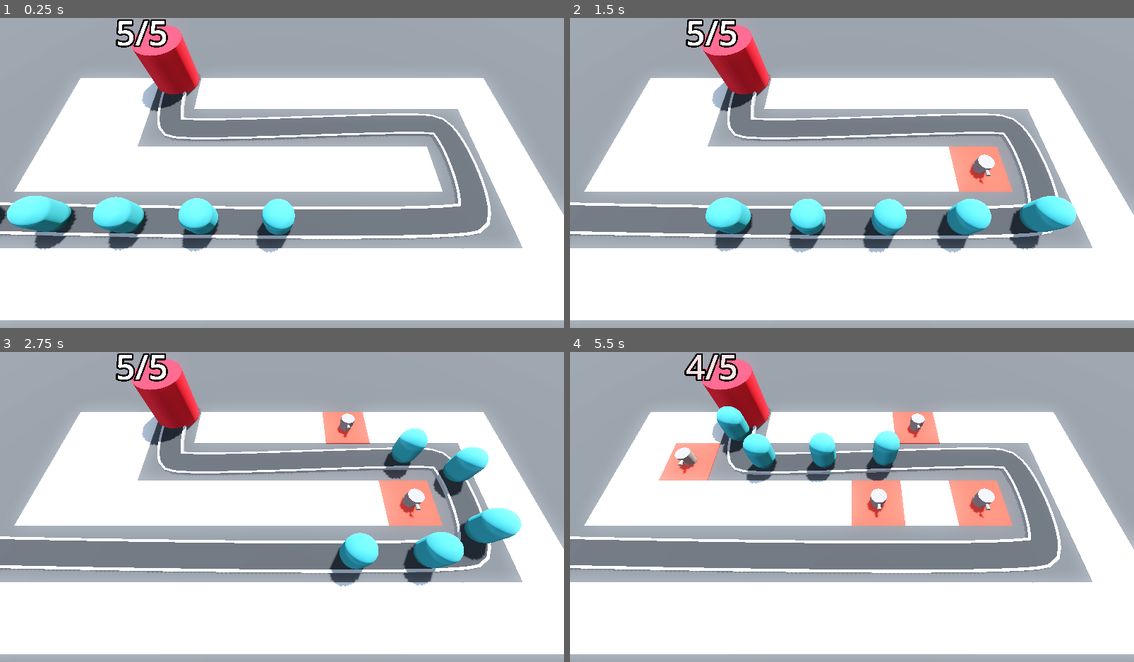
Above: before the commit, frames 1-4 (two rows, left to right).
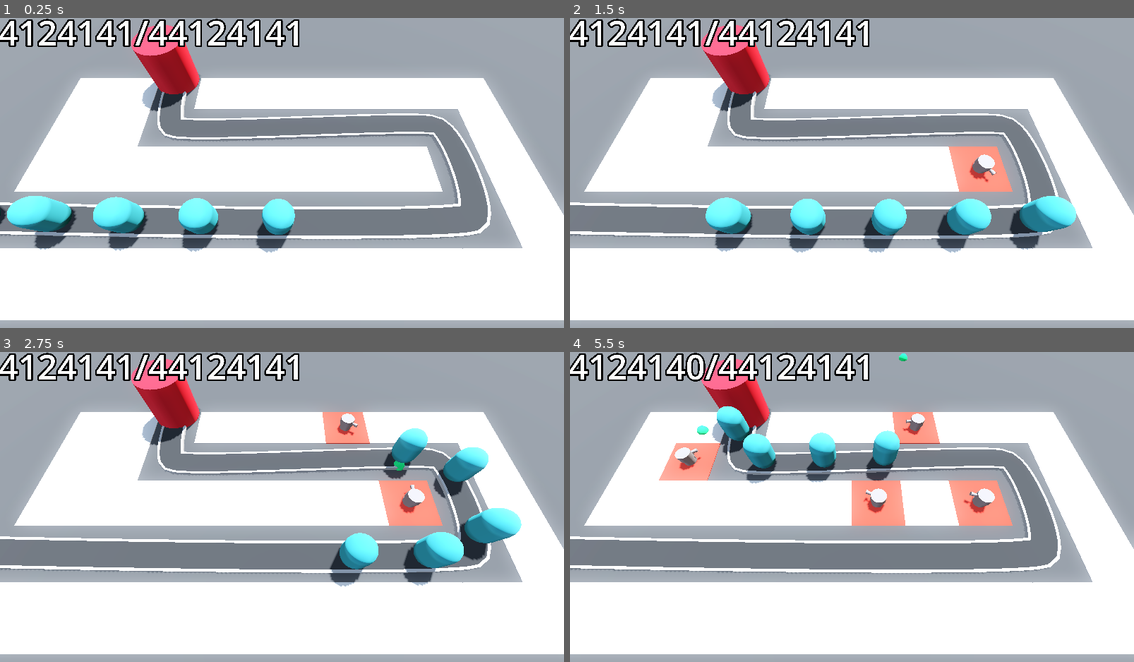
Above: after the commit, the same moments.

Repository: Rubix334/Barbarian_blaster
Game: Godot game, scene res://base_level.tscn
Two runs of this game, one before a commit and one after it. Both use one fixed random seed, a clock stepped at 60 frames per second and the inputs below.
Inputs (mouse positions are in pixels of both pictures, inside the frame that each line leads up to):
- Up to frame 1 (0.25 s): no input
- Up to frame 2 (1.5 s): move the mouse to (976, 160) at 0.52 s; click (976, 160) at 0.6 s; move the mouse to (739, 191) at 1.27 s; click (739, 191) at 1.35 s
- Up to frame 3 (2.75 s): move the mouse to (338, 441) at 2.02 s; click (338, 441) at 2.1 s
- Up to frame 4 (5.5 s): move the mouse to (823, 575) at 2.77 s; click (823, 575) at 2.85 s; move the mouse to (1021, 556) at 3.52 s; click (1021, 556) at 3.6 s; move the mouse to (682, 463) at 4.27 s; click (682, 463) at 4.35 s; move the mouse to (880, 510) at 5.02 s; click (880, 510) at 5.1 s

The runs differ from the first frame. In frame 1, 2.7% of the frame differs, in the area x 0-54%, y 0-10%; in frame 2, 2.8%; in frame 3, 2.8%; in frame 4, 3.1%, in the area x 0-75%, y 0-54%.

Commit message:
rotating turret WIP

Diff:
--- /dev/null
+++ b/Turret/projectile.tscn
@@ -0,0 +1,28 @@
+[gd_scene load_steps=5 format=3 uid="uid://dhke6s5rq7xo4"]
+
+[ext_resource type="Script" uid="uid://dy2fuy6d8lcme" path="res://projectile.gd" id="1_sxav3"]
+
+[sub_resource type="StandardMaterial3D" id="StandardMaterial3D_3nq0t"]
+albedo_color = Color(0.11372549, 1, 0.49411765, 1)
+
+[sub_resource type="SphereMesh" id="SphereMesh_o7d63"]
+
+[sub_resource type="SphereShape3D" id="SphereShape3D_qsko1"]
+
+[node name="Projectile" type="Area3D"]
+top_level = true
+script = ExtResource("1_sxav3")
+
+[node name="MeshInstance3D" type="MeshInstance3D" parent="."]
+material_override = SubResource("StandardMaterial3D_3nq0t")
+mesh = SubResource("SphereMesh_o7d63")
+
+[node name="CollisionShape3D" type="CollisionShape3D" parent="."]
+shape = SubResource("SphereShape3D_qsko1")
+
+[node name="Timer" type="Timer" parent="."]
+wait_time = 2.0
+one_shot = true
+autostart = true
+
+[connection signal="timeout" from="Timer" to="." method="_on_timer_timeout"]
--- /dev/null
+++ b/Turret/turret.gd
@@ -0,0 +1,13 @@
+extends Node3D
+
+var projectile = preload("res://Turret/projectile.tscn")
+var enemy_path : Path3D
+
+func _physics_process(delta: float) -> void:
+	var enemy = enemy_path.get_children().back()
+	look_at(enemy.global_position,Vector3.UP, true)
+
+func _on_timer_timeout() -> void:
+	var new_projectile = projectile.instantiate()
+	add_child(new_projectile)
+	new_projectile.global_position = global_position
--- a/Turret/turret.tscn
+++ b/Turret/turret.tscn
@@ -1,4 +1,6 @@
-[gd_scene load_steps=4 format=3 uid="uid://d01unib15e15u"]
+[gd_scene load_steps=5 format=3 uid="uid://d01unib15e15u"]
+
+[ext_resource type="Script" uid="uid://coqbxcwumauv" path="res://Turret/turret.gd" id="1_5kpma"]
 
 [sub_resource type="CylinderMesh" id="CylinderMesh_cb20n"]
 height = 1.0
@@ -14,6 +16,7 @@
 height = 0.5
 
 [node name="Turret" type="Node3D"]
+script = ExtResource("1_5kpma")
 
 [node name="TurretBase" type="MeshInstance3D" parent="."]
 transform = Transform3D(1, 0, 0, 0, 1, 0, 0, 0, 1, 0, 0.5, 0)
@@ -26,3 +29,8 @@
 [node name="Gun" type="MeshInstance3D" parent="TurretBase/TurretTop"]
 transform = Transform3D(1, 0, 0, 0, -4.371139e-08, -1, 0, 1, -4.371139e-08, 0, 0, 0.77859414)
 mesh = SubResource("CylinderMesh_djkev")
+
+[node name="Timer" type="Timer" parent="."]
+autostart = true
+
+[connection signal="timeout" from="Timer" to="." method="_on_timer_timeout"]
--- a/Turret/turret_manager.gd
+++ b/Turret/turret_manager.gd
@@ -3,7 +3,10 @@
 
 @export var turret : PackedScene
 
+@export var enemy_path : Path3D
+
 func build_turret(position:Vector3) -> void:
 	var new_turret = turret.instantiate()
 	add_child(new_turret)
 	new_turret.global_position = position
+	new_turret.enemy_path = enemy_path
--- a/base_level.tscn
+++ b/base_level.tscn
@@ -116,15 +116,15 @@
 transform = Transform3D(-0.024582524, 0, -0.99969083, 0, 1, 0, 0.99969083, 0, -0.024582524, -22.712158, 0, 5.955886)
 
 [node name="Enemy2" parent="Path3D" instance=ExtResource("2_5vx1e")]
-transform = Transform3D(-0.020627312, 0, -0.99977183, 0, 1, 0, 0.99977183, 0, -0.020627312, -17.7134, 0, 6.0668364)
+transform = Transform3D(-0.02062731, 0, -0.9997718, 0, 1, 0, 0.9997718, 0, -0.02062731, -17.7134, 0, 6.0668364)
 progress = 5.0
 
 [node name="Enemy3" parent="Path3D" instance=ExtResource("2_5vx1e")]
-transform = Transform3D(-0.017708227, 0, -0.99983484, 0, 1, 0, 0.99983484, 0, -0.017708227, -12.714431, 0, 6.1627846)
+transform = Transform3D(-0.017708225, 0, -0.9998348, 0, 1, 0, 0.9998348, 0, -0.017708225, -12.714431, 0, 6.1627846)
 progress = 10.0
 
 [node name="Enemy4" parent="Path3D" instance=ExtResource("2_5vx1e")]
-transform = Transform3D(-0.014246027, 0, -0.99989027, 0, 1, 0, 0.99989027, 0, -0.014246027, -7.714971, 0, 6.243016)
+transform = Transform3D(-0.014246026, 0, -0.9998902, 0, 1, 0, 0.9998902, 0, -0.014246026, -7.714971, 0, 6.243016)
 progress = 15.0
 
 [node name="Enemy5" parent="Path3D" instance=ExtResource("2_5vx1e")]
@@ -133,7 +133,9 @@
 
 [node name="Base" parent="." instance=ExtResource("3_eesb3")]
 transform = Transform3D(1, 0, 0, 0, 1, 0, 0, 0, 1, -10.17345, 0, -7.665709)
+max_health = 44124141
 
-[node name="TurretManager" type="Node3D" parent="."]
+[node name="TurretManager" type="Node3D" parent="." node_paths=PackedStringArray("enemy_path")]
 script = ExtResource("5_ftfrf")
 turret = ExtResource("6_u2wky")
+enemy_path = NodePath("../Path3D")
--- /dev/null
+++ b/projectile.gd
@@ -0,0 +1,12 @@
+extends Area3D
+
+var direction := Vector3.FORWARD
+
+@export var speed := 30.0
+
+func _physics_process(delta: float) -> void:
+	position += direction * speed * delta
+
+
+func _on_timer_timeout() -> void:
+	queue_free()
Not shown, added: Turret/turret.gd.uid
Not shown, added: projectile.gd.uid
